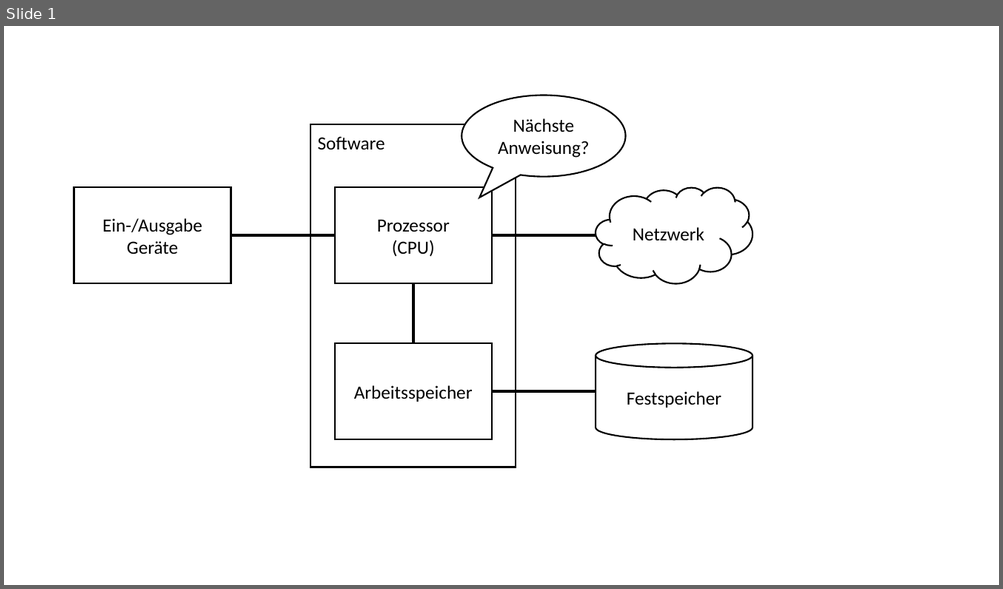
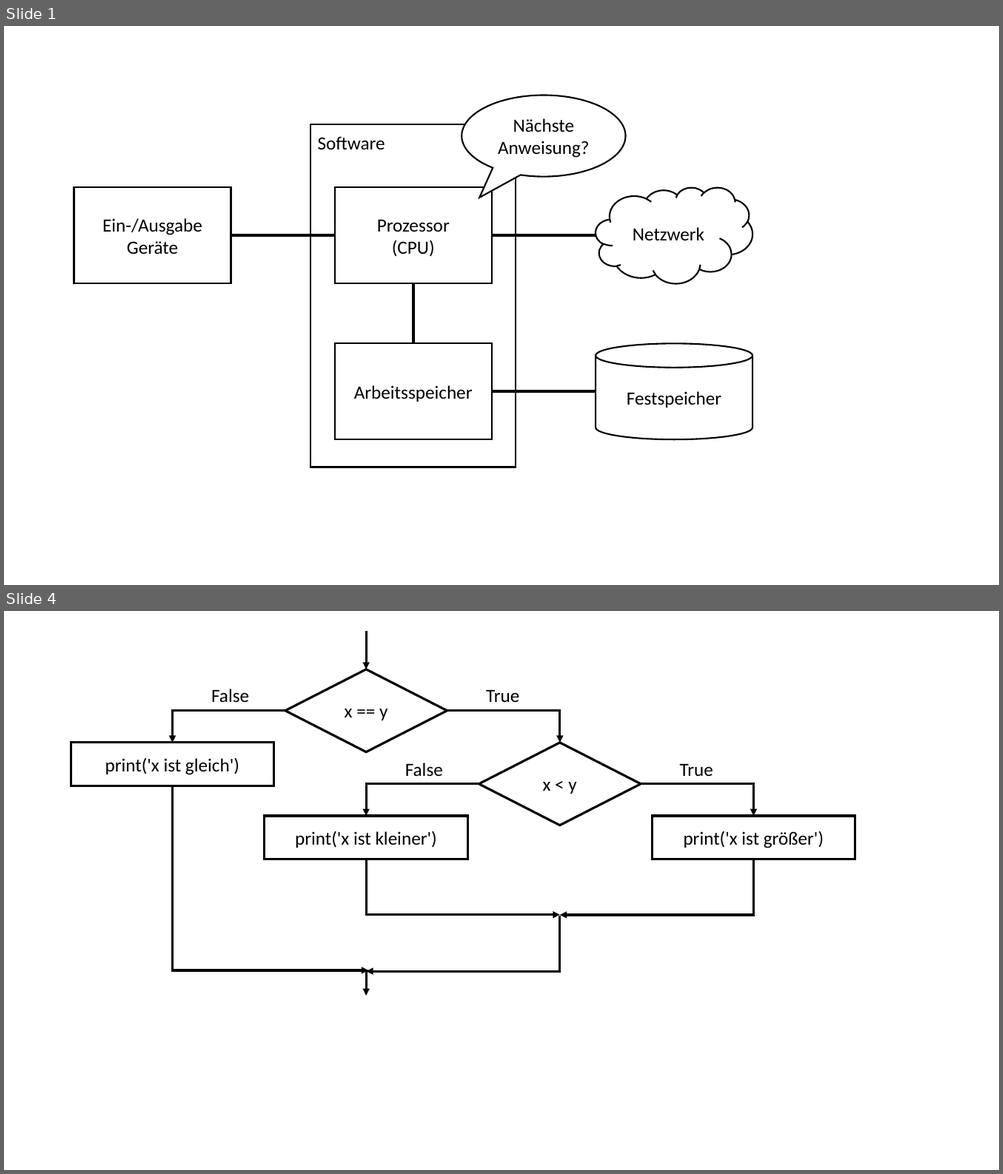
Before and after one commit to fhswf/py4e, a slide deck: images/de/images.pptx. Shown one above the other, each under a label of ours: slide 1 before the commit, slides 1 and 4 after it; the slides between them are not shown. The pictures are 1003x589 and 1003x1174 pixels, drawn with LibreOffice and Linux fonts; fonts in the diff are those of the drawing. Boxes give left, top, right and bottom in pixels: in the first picture for what was removed or moved away, otherwise in the second. Text is boxed around its words. In the diff, an @@ line names an element or a change of style, - is before the commit and + after.

```diff
--- a/images/de/images.pptx
+++ b/images/de/images.pptx
@@ slide 4 added at [4, 611, 999, 1170], background #FFFFFF @@
@@ arrow added from (366, 630) to (366, 669), #000000 2.25 pt @@
@@ diamond added at [285, 669, 447, 752], fill #FFFFFF, outline #000000 2.25 pt, 18 pt, text #000000 @@
+x == y
@@ text added at [211, 689, 249, 703], 18 pt, text #000000 @@
+False
@@ text added at [486, 689, 519, 702], 18 pt, text #000000 @@
+True
@@ elbow arrow added from (285, 711) to (173, 742), #000000 2.25 pt @@
@@ elbow arrow added from (447, 711) to (560, 742), #000000 2.25 pt @@
@@ rectangle added at [71, 742, 274, 786], fill #FFFFFF, outline #000000 2.25 pt, 18 pt, text #000000 @@
+print('x ist gleich')
@@ diamond added at [478, 742, 640, 825], fill #FFFFFF, outline #000000 2.25 pt, 18 pt, text #000000 @@
+x < y
@@ text added at [405, 763, 443, 777], 18 pt, text #000000 @@
+False
@@ text added at [680, 763, 713, 777], 18 pt, text #000000 @@
+True
@@ elbow arrow added from (173, 786) to (368, 971), #000000 2.25 pt @@
@@ elbow arrow added from (478, 784) to (366, 816), #000000 2.25 pt @@
@@ elbow arrow added from (640, 784) to (753, 816), #000000 2.25 pt @@
@@ rectangle added at [264, 816, 467, 860], fill #FFFFFF, outline #000000 2.25 pt, 18 pt, text #000000 @@
+print('x ist kleiner')
@@ rectangle added at [652, 816, 854, 860], fill #FFFFFF, outline #000000 2.25 pt, 18 pt, text #000000 @@
+print('x ist größer')
@@ elbow arrow added from (366, 860) to (560, 914), #000000 2.25 pt @@
@@ elbow arrow added from (753, 860) to (560, 915), #000000 2.25 pt @@
@@ elbow arrow added from (560, 916) to (366, 971), #000000 2.25 pt @@
@@ arrow added from (366, 971) to (366, 996), #000000 2.25 pt @@
```
Also in this commit, not shown: 1 slide changed, 1 other slide added, 4 other files.
